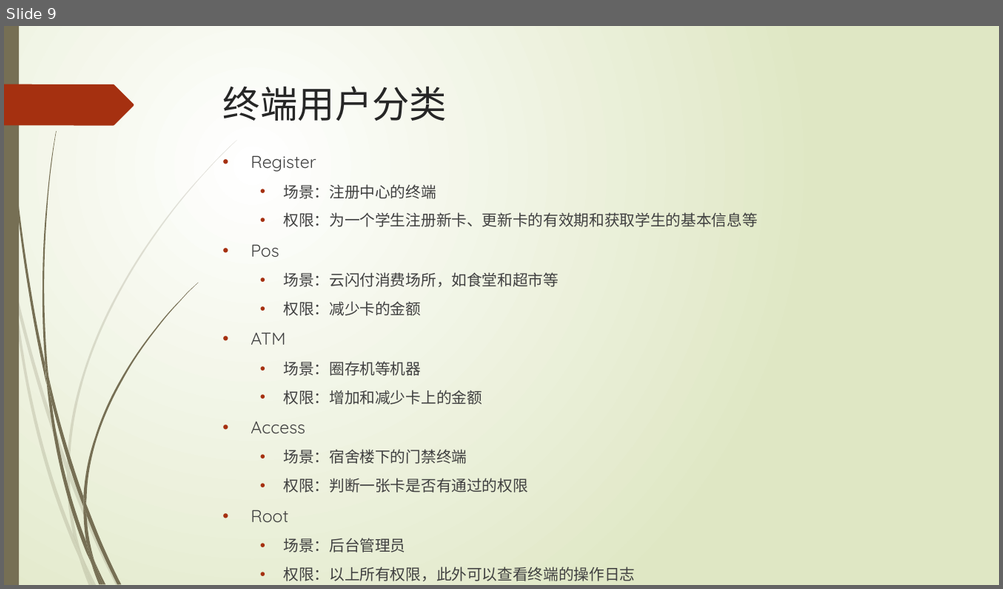
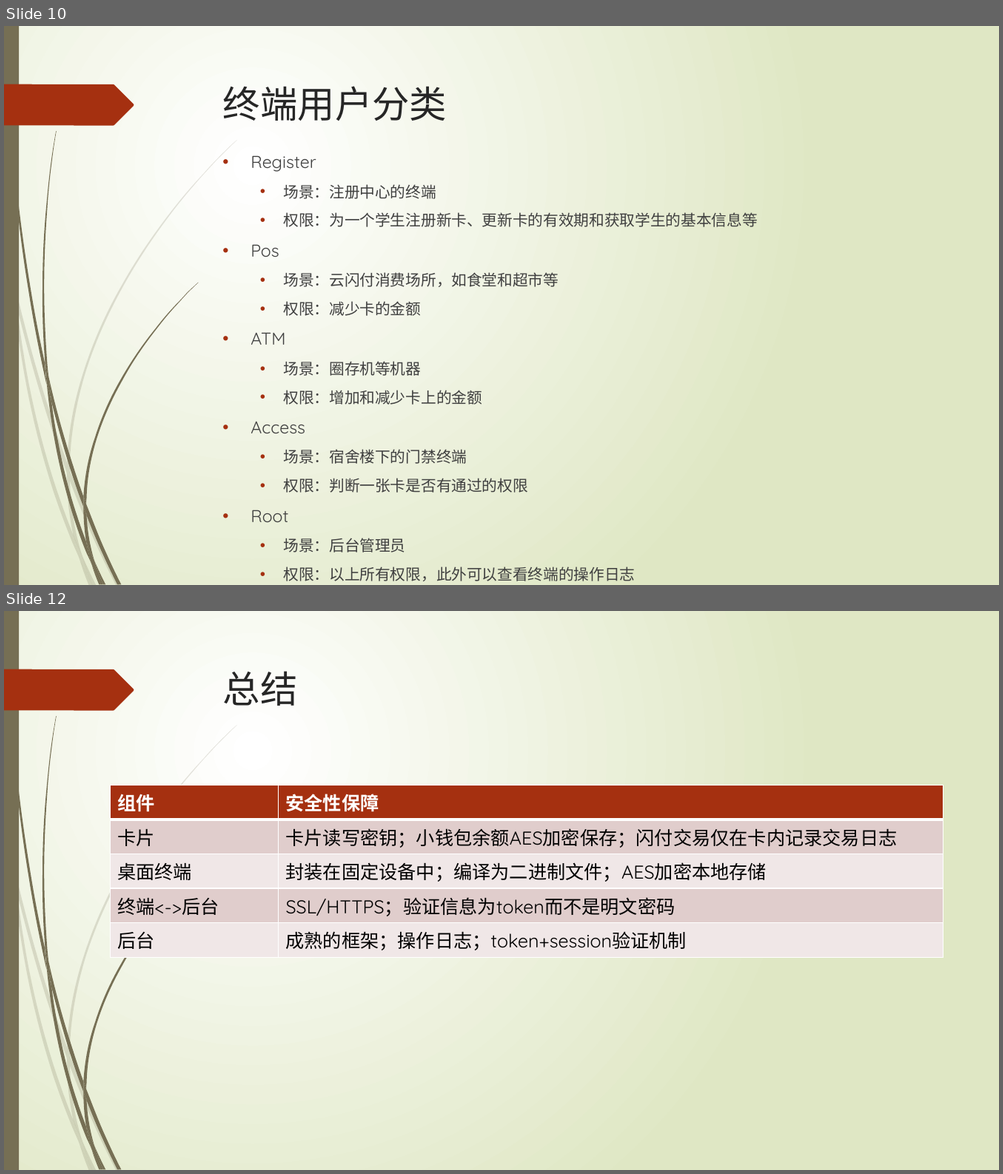
Before and after one commit to lizeyan/Card, a slide deck: pre.pptx. Shown one above the other, each under a label of ours: slide 9 before the commit, slides 10 and 12 after it; the slides between them are not shown. The pictures are 1003x589 and 1003x1174 pixels, drawn with LibreOffice and Linux fonts; fonts in the diff are those of the drawing. Boxes give left, top, right and bottom in pixels: in the first picture for what was removed or moved away, otherwise in the second. Text is boxed around its words. In the diff, an @@ line names an element or a change of style, - is before the commit and + after.

```diff
--- a/pre.pptx
+++ b/pre.pptx
@@ slide 12 added at <box>4,611,999,1170</box>, background gradient #FFFFFF to #DFE8C4; not listed: 24 template elements that a slide beside it also shows @@
@@ title added at <box>223,671,298,706</box>, 36 pt, text #262626 @@
+总结
@@ table added at <box>110,785,942,954</box>, 5 rows, 2 columns @@
+组件 | 安全性保障
+卡片 | 卡片读写密钥；小钱包余额AES加密保存；闪付交易仅在卡内记录交易日志
+桌面终端 | 封装在固定设备中；编译为二进制文件；AES加密本地存储
+终端<->后台 | SSL/HTTPS；验证信息为token而不是明文密码
+后台 | 成熟的框架；操作日志；token+session验证机制
@@ what was slide 9 is now slide 10 @@
```
Also in this commit, not shown: 3 slides changed, 2 other slides added, 1 slide removed, 7 other files.
